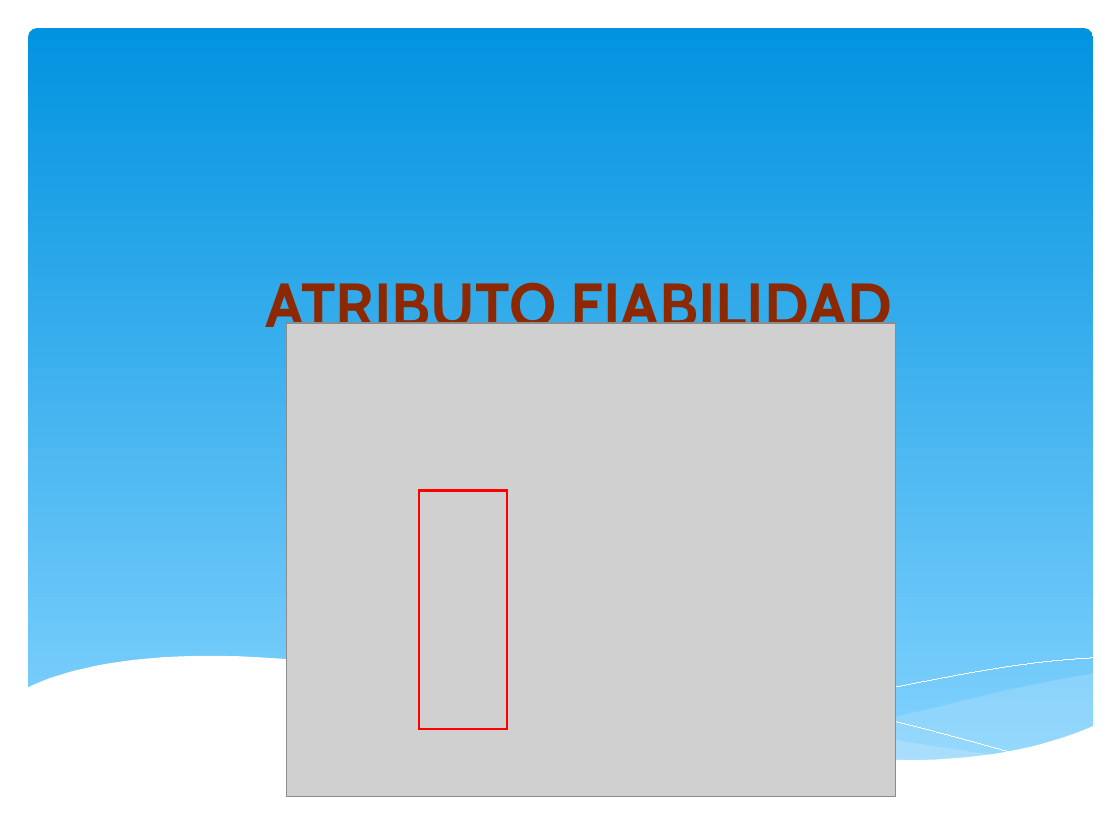
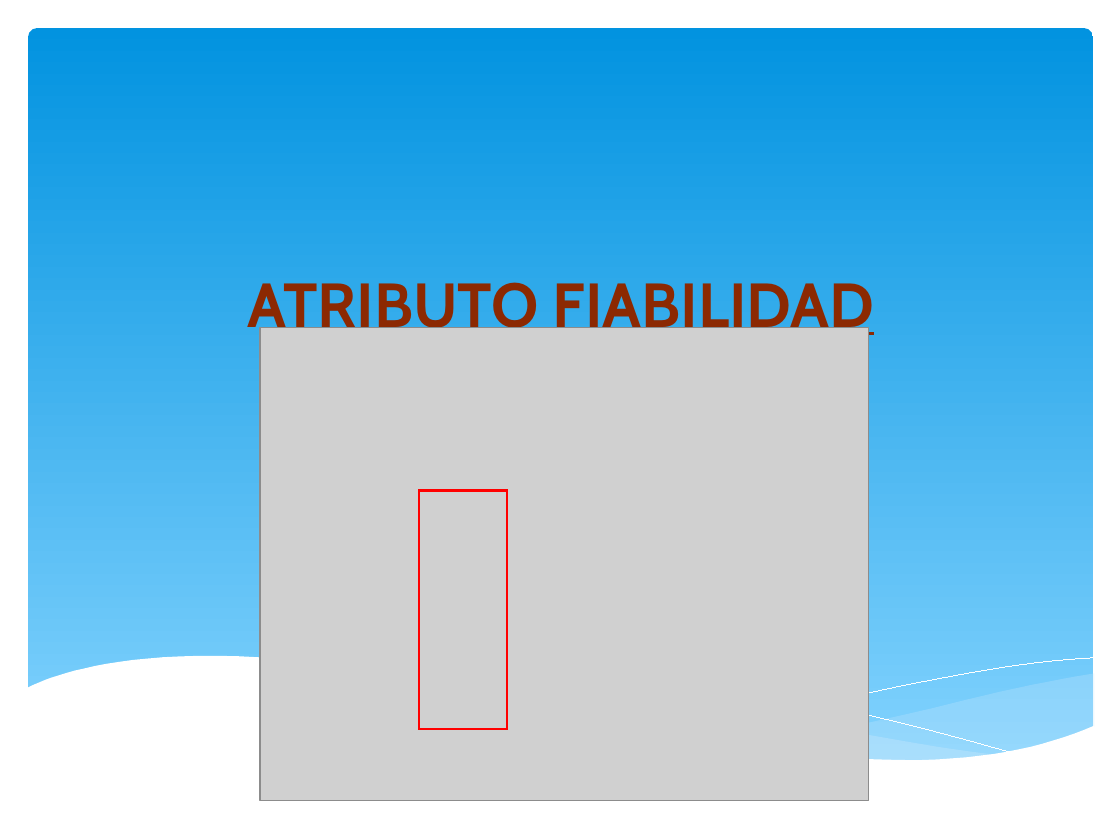
Before and after one commit to orlysemperfi/tp3-contratos-clientes, a slide deck: slide 7 of ITERACION 5/SUB ITERACION 4/PPT TP3 PRES04.pptx. Drawn at 1120x840 pixels with LibreOffice and Linux fonts; fonts in the diff are those of the drawing; grey boxes stand for pictures. Boxes give left, top, right and bottom in pixels: in the first picture for what was removed or moved away, otherwise in the second. Text is boxed around its words. In the diff, an @@ line names an element or a change of style, - is before the commit and + after.

```diff
--- a/ITERACION 5/SUB ITERACION 4/PPT TP3 PRES04.pptx
+++ b/ITERACION 5/SUB ITERACION 4/PPT TP3 PRES04.pptx
@@ title "ATRIBUTO FIABILIDAD": place and size @@
-title "ATRIBUTO FIABILIDAD" at (266,274,892,341)
+title "ATRIBUTO FIABILIDAD" at (248,274,875,341)
@@ picture: place and size @@
-picture at (287,323,895,796)
+picture at (260,327,868,801)
```
Also in this commit, not shown: 11 other slides changed, 1 slide added, 1 slide removed.
